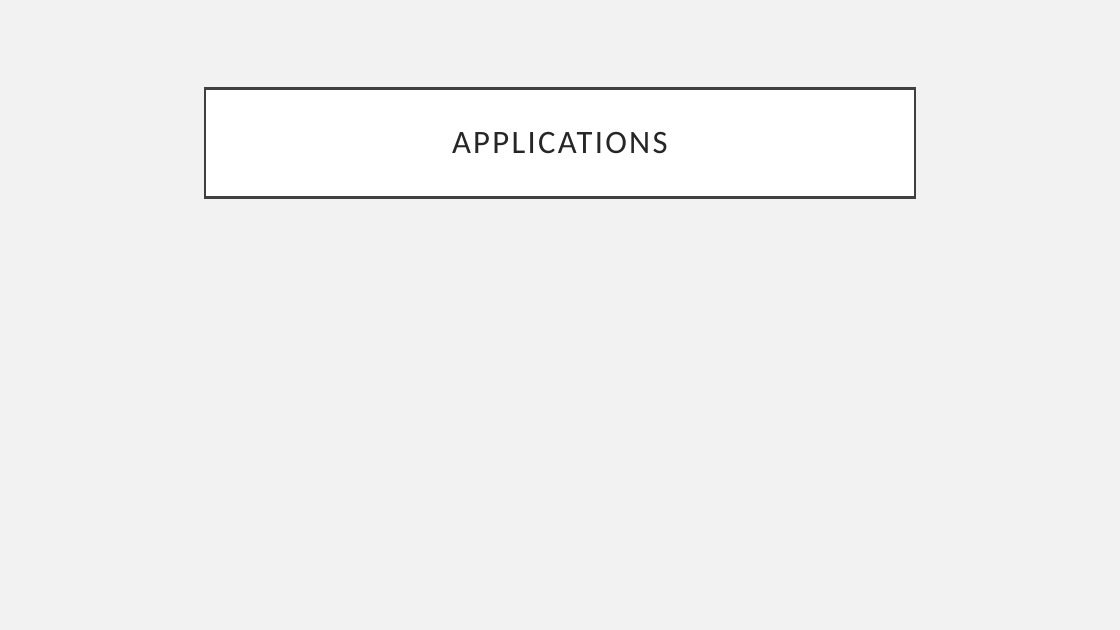
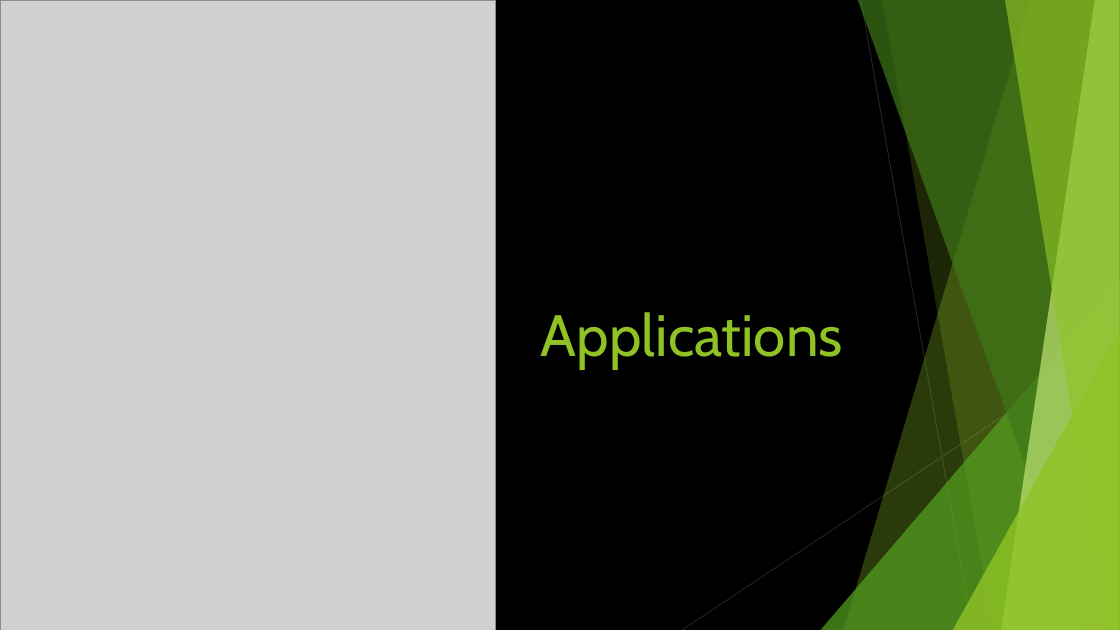
Before and after one commit to hexa-decim8/ISBPM, a slide deck: slide 6 of Class_Materials/Week_1/Day_3/ISBPM w1d3.pptx. Drawn at 1120x630 pixels with LibreOffice and Linux fonts; fonts in the diff are those of the drawing; grey boxes stand for pictures. Boxes give left, top, right and bottom in pixels: in the first picture for what was removed or moved away, otherwise in the second. Text is boxed around its words. In the diff, an @@ line names an element or a change of style, - is before the commit and + after.

```diff
--- a/Class_Materials/Week_1/Day_3/ISBPM w1d3.pptx
+++ b/Class_Materials/Week_1/Day_3/ISBPM w1d3.pptx
@@ background #F2F2F2 to #000000 @@
@@ picture added at <box>0,0,496,630</box> @@
@@ title "Applications": place and size @@
-title "Applications" at <box>205,88,915,197</box>
+title "Applications" at <box>541,312,843,369</box>
@@ title "Applications" at <box>541,312,843,369</box>: vertical alignment middle to bottom; fill #FFFFFF to none; outline #404040 2.5 pt to none @@
@@ title at <box>541,312,843,369</box>: text changed; size 28 to 50 pt; font Calibri to Cabin; text colour #262626 to #90C226 @@
-APPLICATIONS
+Applications
@@ group added at <box>0,0,1120,630</box>: 5 freeform shapes, 3 triangles, 2 lines @@
```
Also in this commit, not shown: 16 other slides changed, 3 slides added, 1 slide removed, 1 other file.
